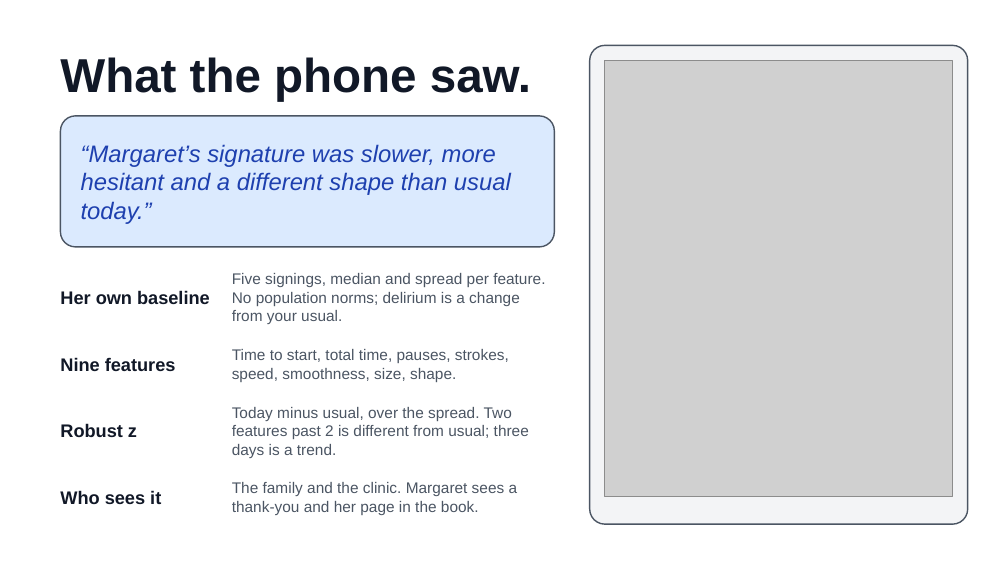
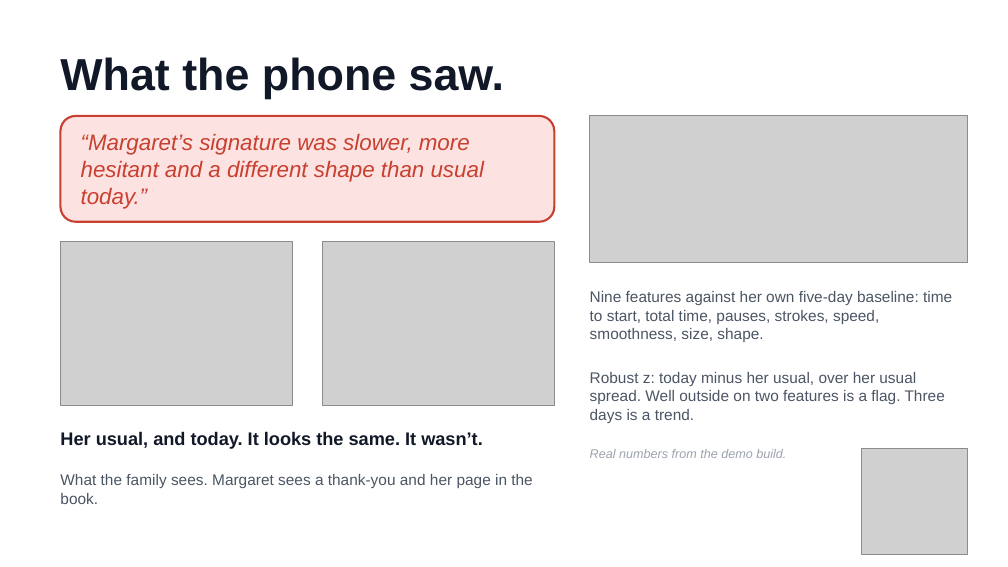
Before and after one commit to cpluntke/ernie, a slide deck: slide 5 of docs/talk/ernie-talk.pptx. Drawn at 1008x567 pixels with LibreOffice and Linux fonts; fonts in the diff are those of the drawing; grey boxes stand for pictures. Boxes give left, top, right and bottom in pixels: in the first picture for what was removed or moved away, otherwise in the second. Text is boxed around its words. In the diff, an @@ line names an element or a change of style, - is before the commit and + after.

```diff
--- a/docs/talk/ernie-talk.pptx
+++ b/docs/talk/ernie-talk.pptx
@@ text "What the phone saw." at (60,57,504,99): size 34 to 32 pt @@
@@ rounded rectangle removed at (590,45,968,524) @@
@@ picture removed at (605,60,953,497) @@
@@ rounded rectangle: place and size @@
-rounded rectangle at (60,116,554,247)
+rounded rectangle at (60,116,554,222)
@@ rounded rectangle at (60,116,554,222): fill #DBEAFE to #FDE2E2; outline #4B5563 1 pt to #C8402F 1.5 pt; proportions changed @@
@@ picture added at (590,116,968,262) @@
@@ text "“Margaret’s signature was slower, more ..." at (81,134,484,209): size 17 to 16 pt, text colour #1E40AF to #C8402F @@
@@ picture added at (60,242,292,406) @@
@@ picture added at (323,242,554,406) @@
@@ text removed at (60,290,210,304) @@
-Her own baseline
@@ text removed at (232,273,545,324) @@
-Five signings, median and spread per feature. No population norms; delirium is a change from your usual.
@@ text at (590,291,952,342): text changed @@
-Time to start, total time, pauses, strokes, speed, smoothness, size, shape.
+Nine features against her own five-day baseline: time to start, total time, pauses, strokes, speed, smoothness, size, shape.
@@ text removed at (60,357,176,371) @@
-Nine features
@@ text at (590,372,945,423): text changed @@
-Today minus usual, over the spread. Two features past 2 is different from usual; three days is a trend.
+Robust z: today minus her usual, over her usual spread. Well outside on two features is a flag. Three days is a trend.
@@ text removed at (60,423,137,437) @@
-Robust z
@@ text added at (60,431,483,449), 13 pt, text #111827, bold @@
+Her usual, and today. It looks the same. It wasn’t.
@@ text added at (590,449,786,458), 9 pt, text #9CA3AF, italic @@
+Real numbers from the demo build.
@@ picture added at (862,449,968,554) @@
@@ text at (60,474,532,504): text changed @@
-The family and the clinic. Margaret sees a thank-you and her page in the book.
+What the family sees. Margaret sees a thank-you and her page in the book.
@@ text removed at (60,490,161,504) @@
-Who sees it
```
Also in this commit, not shown: 6 other slides changed, 8 other files.
